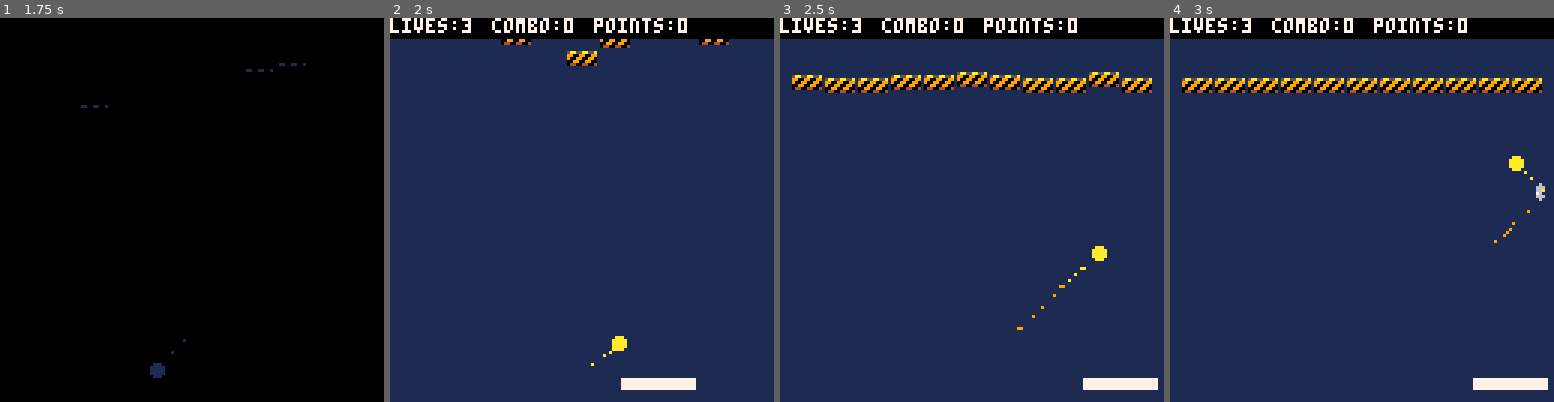
Above: before the commit, frames 1-4 (left to right).
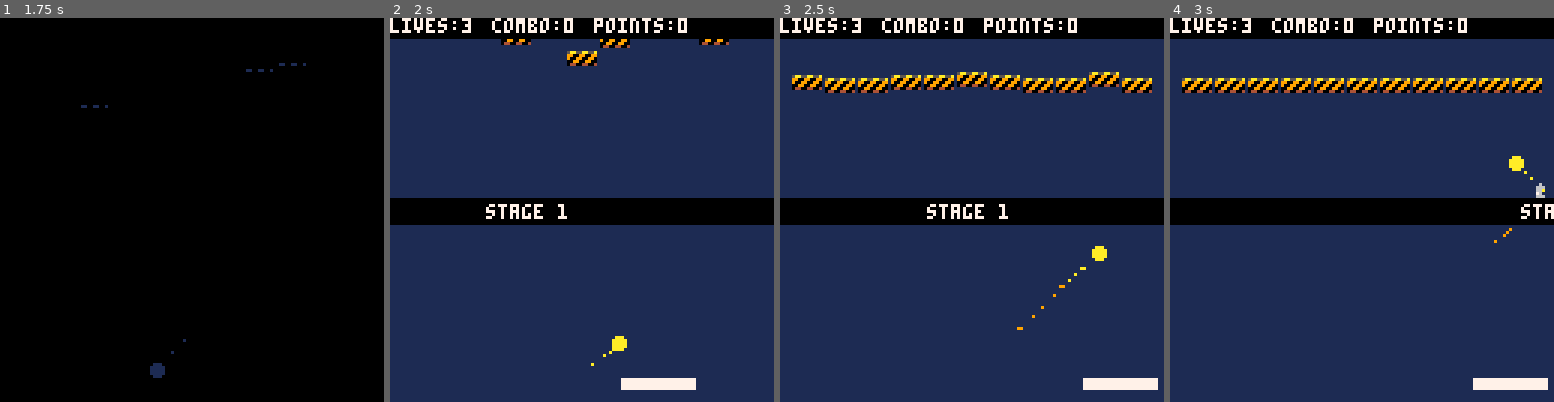
Above: after the commit, the same moments.

Repository: CaseyNord/Pico-8-Hero
Game: PICO-8 cartridge mybreakout.p8
The game is run twice, just before and just after one commit, with the same random seed, the same clock (stepped at 60 frames per second) and the same inputs.
Inputs:
- Up to frame 1 (1.75 s): tap X (X key) at 0.33, 1.07 s; tap O (Z key) at 0.7, 1.7 s; hold Right from 1.6 s (still down)
- Up to frame 2 (2 s): keep holding Right; tap X (X key) at 1.85 s
- Up to frame 3 (2.5 s): release Right at 2.1 s; tap O (Z key) at 2.1 s; hold Up 2.15-2.42 s; hold Right from 2.47 s (still down)
- Up to frame 4 (3 s): keep holding Right; tap O (Z key) at 2.5, 2.9 s; tap X (X key) at 2.97 s

Frame 1 is identical in both runs. In frame 2, 7.0% of the frame differs, in the area x 0-100%, y 46-54%; in frame 3, 7.0%; in frame 4, 7.0%.

Commit message:
implementing animated sash text; applying to powerups and combos

Diff:
--- a/mybreakout.p8
+++ b/mybreakout.p8
@@ -4,8 +4,6 @@
 -- goals --
 --return to main menu from gameover
 --ui
---	powerup messages
---	powerup percentage bar
 --gameplay tweaks
 --	- smaller paddle
 --level design
@@ -15,6 +13,7 @@
 --  - start screen music
 --  - game win music
 --better collision
+--owerup percentage bar
 
 --[[
 
@@ -68,6 +67,8 @@
 	sash_target_height=0
 	sash_color=8
 	sash_text=""
+	sash_text_x=0
+	sash_text_dx=0
 	sash_visible=false
 	sash_frames=0
 
@@ -98,8 +99,8 @@
 		--p = powerup brick
 
 		"s9s",
-	    "s9s//sbsbsbsbsbs//sbsbsbsbsbs//s9s"
-		-- "b9bv9vx9xp9px9xb9bv9vx9xp9p",
+	    -- "s9s//sbsbsbsbsbs//sbsbsbsbsbs//s9s"
+		"b9bv9vx9xp9px9xb9bv9vx9xp9p"
 		-- "b9bx9xb9bx9xb9b",
 		-- "s9s/xixbbpbbxix/hphphphphph/bsbsbsbsbsb",
 		-- "b9b/xixbbpbbxix/hphphphphph",
@@ -880,6 +881,7 @@
 	player.combo=0 --combo chain multiplier
 	player.lives=3
 	build_bricks(level[manager.level_number])
+	show_sash("stage "..manager.level_number,0)
 	serve_ball()
 end
 
@@ -896,7 +898,7 @@
 	player.combo=0 --combo chain multiplier
 	player.lives=3
 	build_bricks(level[manager.level_number])
-	show_sash("stage "..manager.level_number,11)
+	show_sash("stage "..manager.level_number,0)
 	serve_ball()
 end
 
@@ -977,8 +979,11 @@
 
 function combo(_istrue)
 	if _istrue then
+		if player.combo==6 then
+			show_sash("max combo!!",12,1)
+		end
 		player.combo+=1
-		player.combo=mid(1,player.combo,6) --make sure combo doesn't exceed 7
+		player.combo=mid(1,player.combo,7) --make sure combo doesn't exceed 7
 		--todo: at combo 7 can it say 'max', and shake on each hit? (maybe use bump brick?)
 	end
 end
@@ -1060,10 +1065,12 @@
 		--slowdown
 		powerup.type=1
 		powerup.timer.slowdown=600
+		show_sash("slowdown!",9,4)
 	elseif _powerup==2 then
 		--lifeup
 		powerup.type=0
 		player.lives+=1
+		show_sash("extra life!",7,6)
 	elseif _powerup==3 then
 		--catch
 		powerup.type=3
@@ -1074,24 +1081,29 @@
 				paddle.sticky=false
 			end
 		end
+		show_sash("sticky paddle life!",11,3)
 	elseif _powerup==4 then
 		--expand
 		powerup.type=4
 		powerup.timer.reduce=0
 		powerup.timer.expand=600
+		show_sash("expand!",12,1)
 	elseif _powerup==5 then
 		--reduce
 		powerup.type=5
 		powerup.timer.expand=0
 		powerup.timer.reduce=600
+		show_sash("reduce!",0,8)
 	elseif _powerup==6 then
 		--megaball
 		powerup.type=6
 		powerup.timer.megaball=100
+		show_sash("megaball!",8,2)
 	elseif _powerup==7 then
 		--multiball
 		powerup.type=7
 		multi_ball()
+		show_sash("multiball!",10,9)
 	end
 end
 
@@ -1741,28 +1753,49 @@
 -->8
 -- ui --
 
-function show_sash(_text,_color)
+function show_sash(_text,_color,_text_color)
 	sash_height=0
-	sash_target_height=9
+	sash_target_height=4
 	sash_color=_color
+	sash_text_color=_text_color or 7
 	sash_text=_text
+	sash_text_x=-#sash_text*4
+	sash_text_dx=64-(#sash_text*2)
 	sash_frames=0
 	sash_visible=true
+	sash_delay_height=0
+	sash_delay_text=5
 end
 
 function update_sash()
 	if sash_visible then
 		sash_frames+=1
 		--animate width
-		sash_height+=(sash_target_height-sash_height)*0.5
-		if abs(sash_target_height-sash_height)<0.3 then
-			sash_height=sash__arget_height
+		if sash_delay_height>0 then
+			sash_delay_height-=1
+		else
+			sash_height+=(sash_target_height-sash_height)/5
+			if abs(sash_target_height-sash_height)<0.3 then
+				sash_height=sash_target_height
+			end
+		end
+		--animate text
+		if sash_delay_text>0 then
+			sash_delay_text-=1
+		else
+			sash_text_x+=(sash_text_dx-sash_text_x)/10
+			if abs(sash_text_x-sash_text_dx)<0.3 then
+				sash_text_x=sash_text_dx
+			end
 		end
 		--unanimate sash
-		if sash_frames>60 then
+		if sash_frames==70 then
 			sash_target_height=0
-		end
-		if sash_frames>90 then
+			sash_text_dx=160
+			sash_delay_height=15
+			sash_delay_text=0
+		end
+		if sash_frames>110 then
 			sash_visible=false
 		end
 	end
@@ -1771,6 +1804,7 @@
 function draw_sash()
 	if sash_height>0 then
 		rectfill(0,64-sash_height,128,64+sash_height,sash_color)
+		print(sash_text,sash_text_x,62,sash_text_color)
 	end
 end
 
